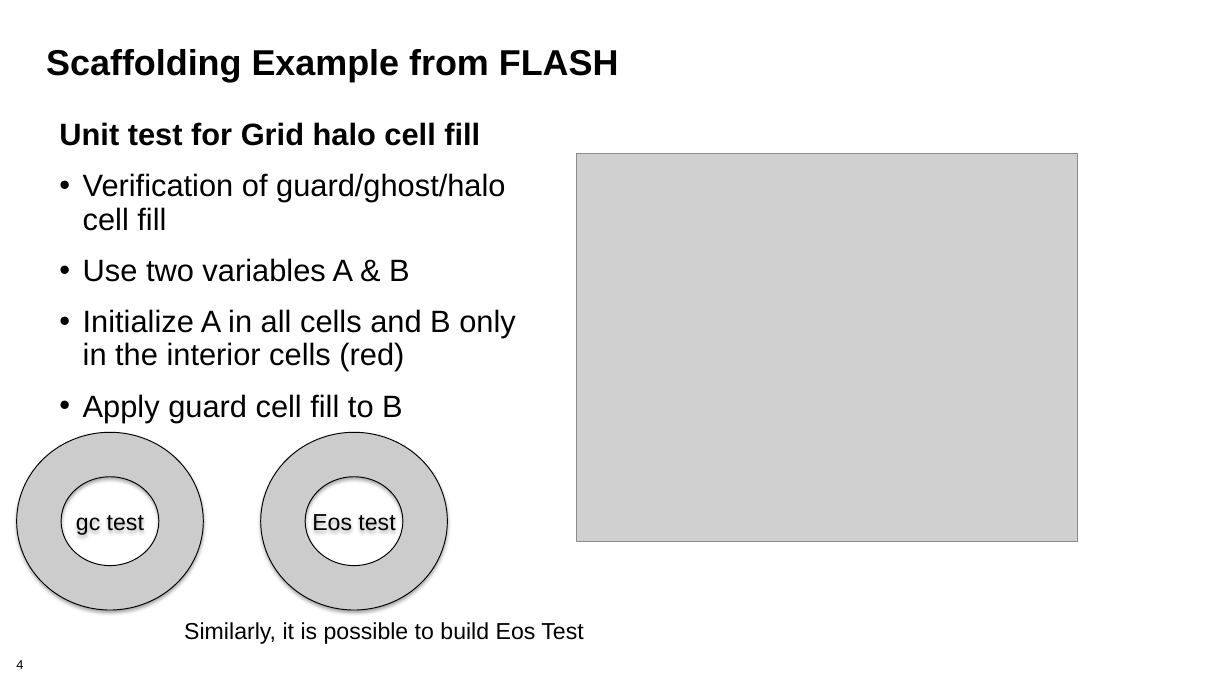
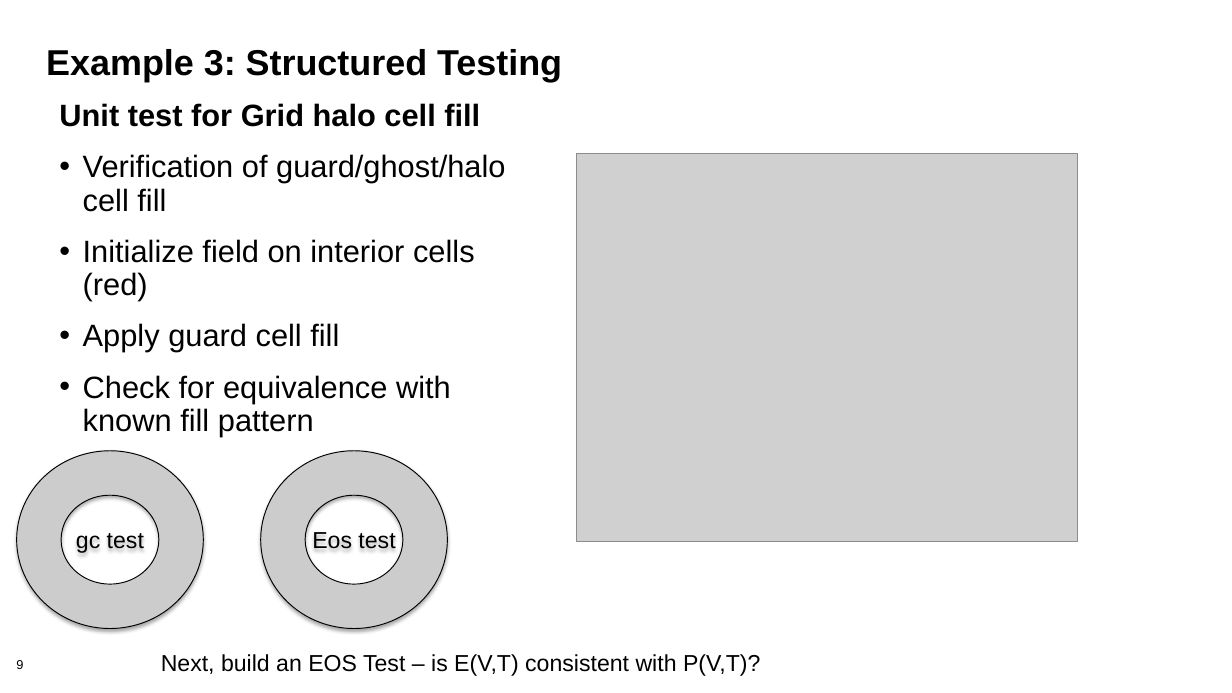
Before and after one commit to bssw-tutorial/presentations, a slide deck: slide 9 of final-presentations/2021-03-25-iss/06-testing2.pptx (slide 4 before the commit). Drawn at 1232x693 pixels with LibreOffice and Linux fonts; fonts in the diff are those of the drawing; grey boxes stand for pictures; background and template pictures are left out. Boxes give left, top, right and bottom in pixels: in the first picture for what was removed or moved away, otherwise in the second. Text is boxed around its words. In the diff, an @@ line names an element or a change of style, - is before the commit and + after.

Commit message:
Added testing talks.

```diff
--- a/final-presentations/2021-03-25-iss/06-testing2.pptx
+++ b/final-presentations/2021-03-25-iss/06-testing2.pptx
@@ title at [46,49,562,82]: text changed @@
-Scaffolding Example from FLASH
+Example 3: Structured Testing
@@ text "Unit test for Grid halo ...": place and size @@
-text "Unit test for Grid halo ..." at [59,122,516,422]
+text "Unit test for Grid halo ..." at [59,103,505,436]
@@ text at [83,239,475,436]: text changed @@
-• Use two variables A & B
-• Initialize A in all cells and B only in the interior cells (red)
-• Apply guard cell fill to B
+• Initialize field on interior cells (red)
+• Apply guard cell fill
+• Check for equivalence with known fill pattern
@@ donut "gc test": place and size @@
-donut "gc test" at [17,433,203,610]
+donut "gc test" at [17,451,203,628]
@@ donut "Eos test": place and size @@
-donut "Eos test" at [261,433,447,610]
+donut "Eos test" at [261,451,447,628]
@@ text at [161,654,760,676]: text changed @@
-Similarly, it is possible to build Eos Test
+Next, build an EOS Test – is E(V,T) consistent with P(V,T)?
@@ page number at [16,660,23,669]: text changed @@
-4
+9
```
Also in this commit, not shown: 7 other slides changed, 5 slides added.
